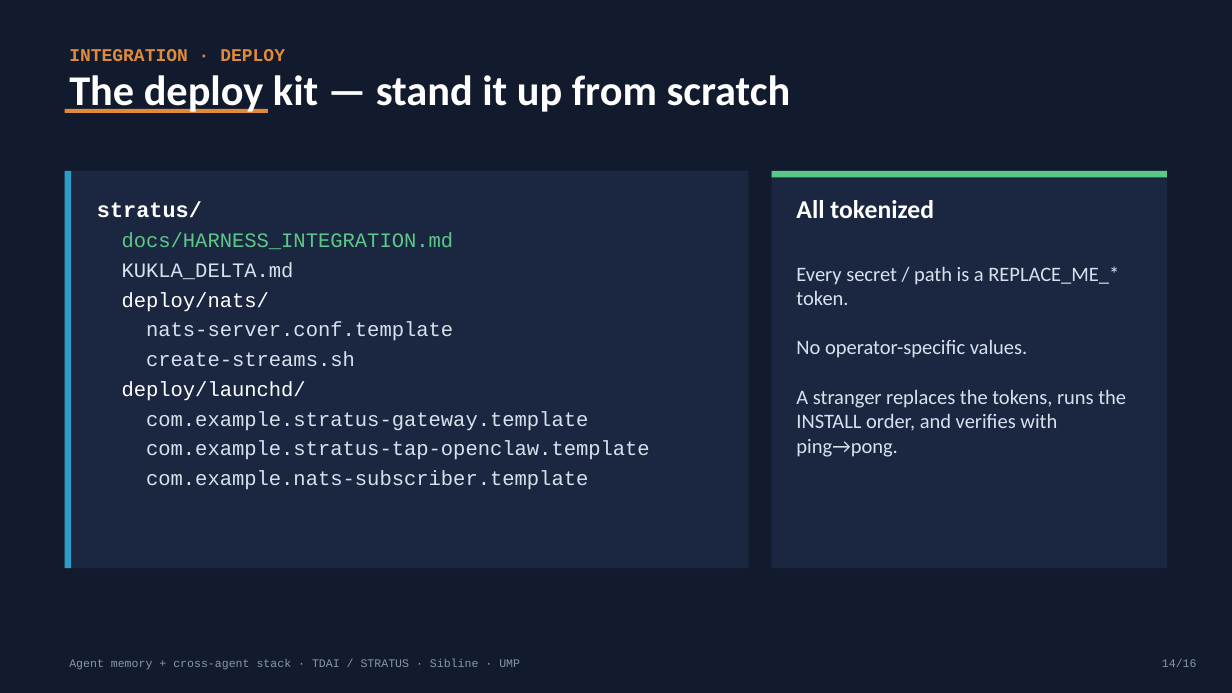
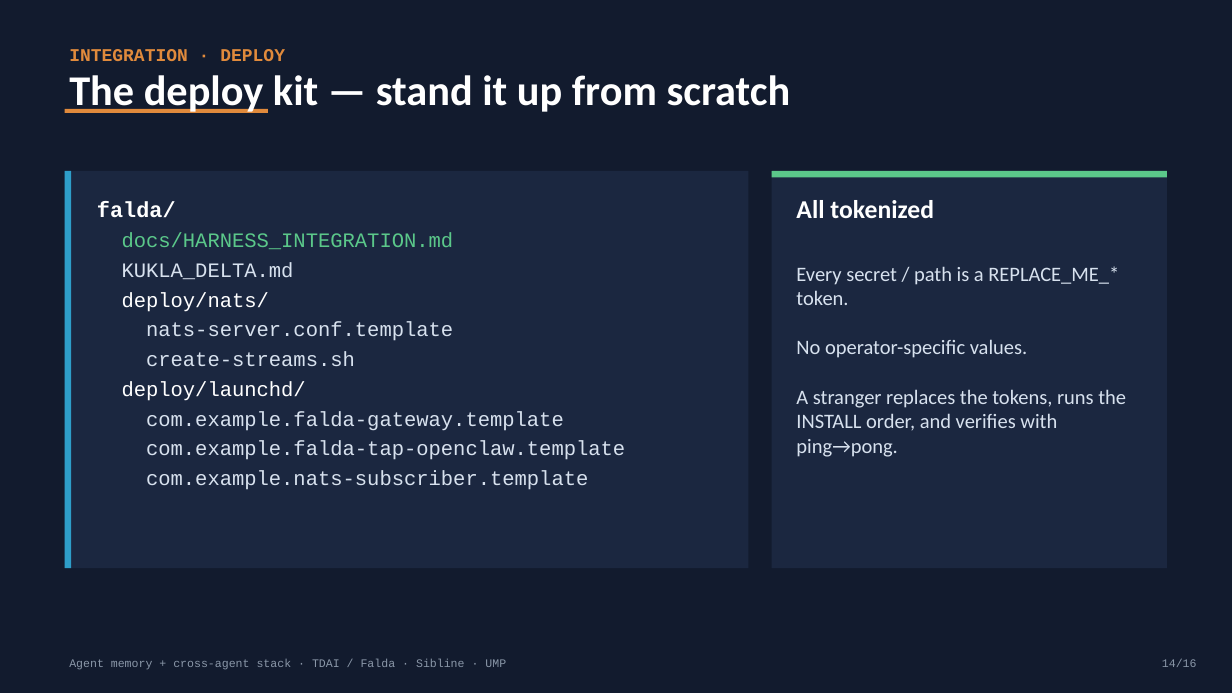
Before and after one commit to rick-stevens-ai/AGENT-MEMORY, a slide deck: slide 14 of decks/tdai-memory-system.pptx. Drawn at 1232x693 pixels with LibreOffice and Linux fonts; fonts in the diff are those of the drawing. Boxes give left, top, right and bottom in pixels: in the first picture for what was removed or moved away, otherwise in the second. Text is boxed around its words. In the diff, an @@ line names an element or a change of style, - is before the commit and + after.

Commit message:
Rename STRATUS -> Falda across whitepaper, READMEs, deck generator + deck
- Whitepaper 'TDAI, Falda, UMP'; repo URLs -> rick-stevens-ai/falda
- tdai/build_deck.py: Falda = go-forward primary, TDAI = predecessor
  being migrated from (drop 'shadow' framing); deck regenerated (16 slides)
- Old STRATUS decks archived under _archive/stratus-prerename-20260627/
- 0 stratus refs outside _archive

```diff
--- a/decks/tdai-memory-system.pptx
+++ b/decks/tdai-memory-system.pptx
@@ text at box(97, 202, 176, 218): text changed @@
-stratus/
+falda/
@@ text at box(146, 411, 625, 460): text changed @@
-com.example.stratus-gateway.template
-com.example.stratus-tap-openclaw.template
+com.example.falda-gateway.template
+com.example.falda-tap-openclaw.template
@@ text at box(69, 659, 506, 670): text changed @@
-Agent memory + cross-agent stack · TDAI / STRATUS · Sibline · UMP
+Agent memory + cross-agent stack · TDAI / Falda · Sibline · UMP
```
Also in this commit, not shown: 15 other slides changed, 13 other files.
